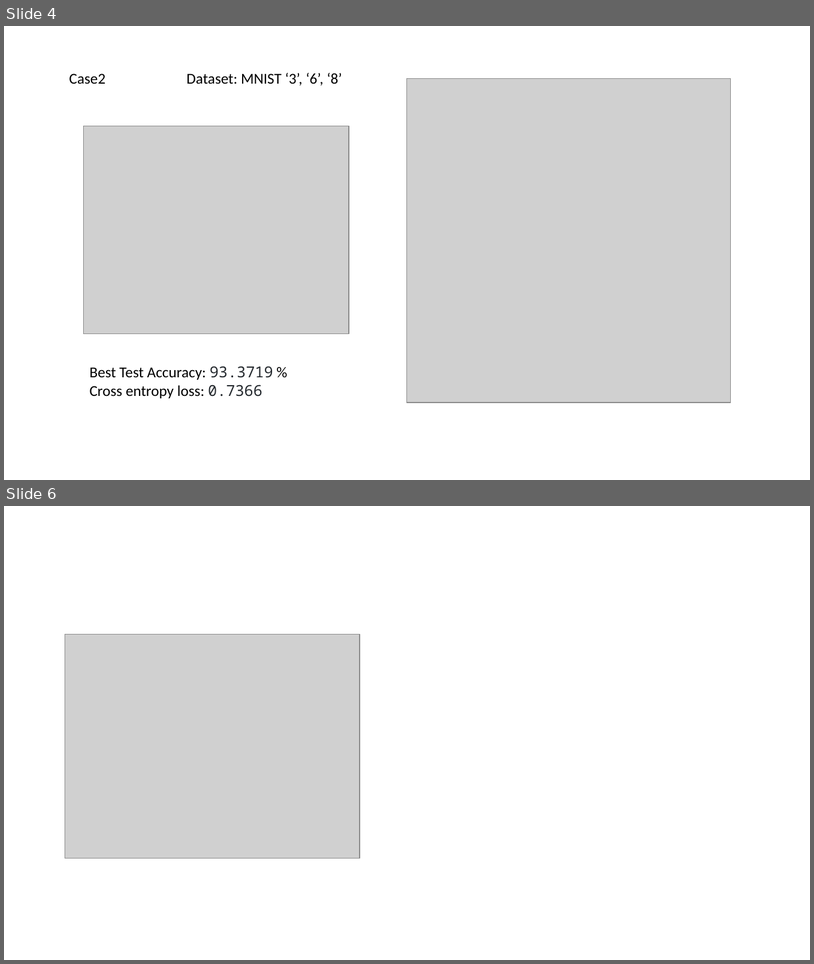
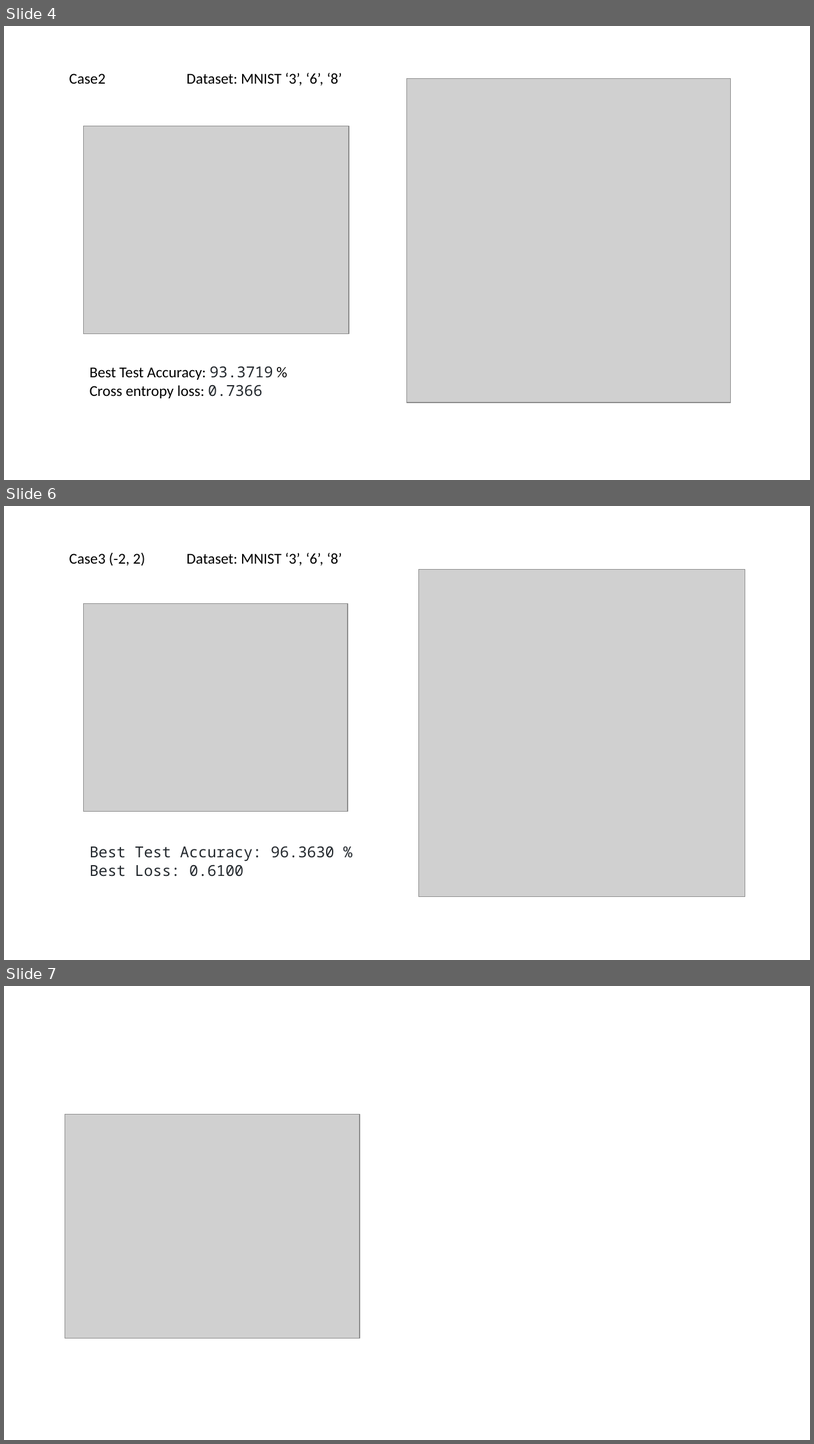
Before and after one commit to kpliao1206/mlmi_hw_repo, a slide deck: Final/Final.pptx. Shown one above the other, each under a label of ours: slides 4 and 6 before the commit, slides 4, 6 and 7 after it; the slides between them are not shown. The pictures are 814x964 and 814x1444 pixels, drawn with LibreOffice and Linux fonts; fonts in the diff are those of the drawing; grey boxes stand for pictures. Boxes give left, top, right and bottom in pixels: in the first picture for what was removed or moved away, otherwise in the second. Text is boxed around its words. In the diff, an @@ line names an element or a change of style, - is before the commit and + after.

```diff
--- a/Final/Final.pptx
+++ b/Final/Final.pptx
@@ slide 6 added at <box>4,506,810,960</box>, background #FFFFFF @@
@@ text added at <box>69,553,145,566</box>, 18 pt, text #000000 @@
+Case3 (-2, 2)
@@ text added at <box>186,553,342,565</box>, 18 pt, text #000000 @@
+Dataset: MNIST ‘3’, ‘6’, ‘8’
@@ picture added at <box>419,570,746,896</box> @@
@@ picture added at <box>83,604,348,811</box> @@
@@ text added at <box>90,846,335,876</box>, 18 pt, text #24292E @@
+Best Test Accuracy: 96.3630 %
+Best Loss: 0.6100
@@ what was slide 6 is now slide 7 @@
```
Also in this commit, not shown: 3 slides changed, 5 other slides added, 5 other files.
